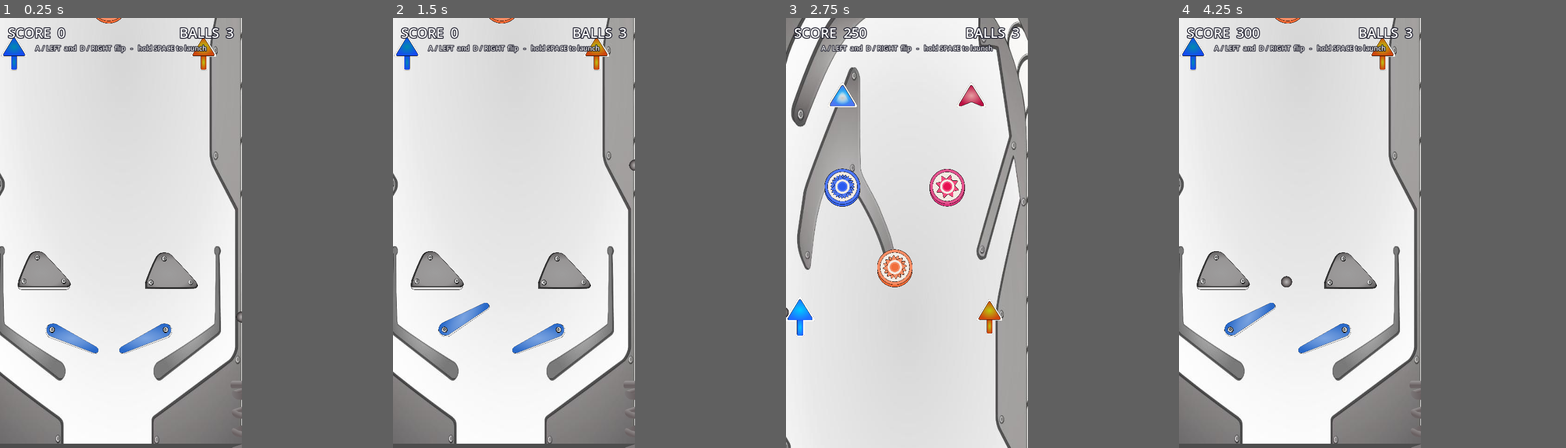
Above: before the commit, frames 1-4 (left to right).
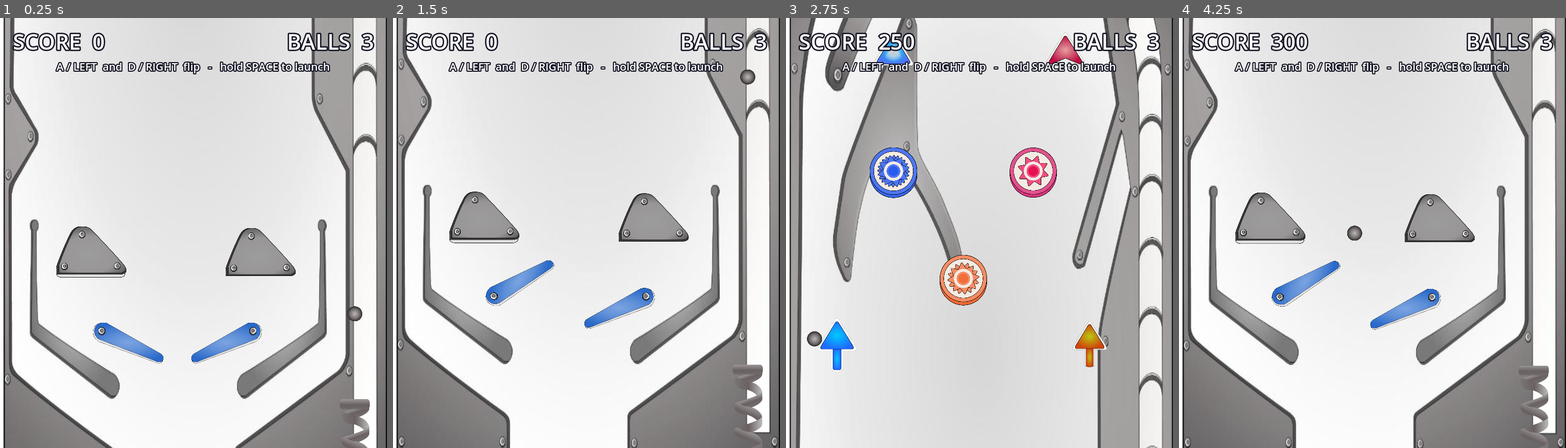
Above: after the commit, the same moments.

Repository: eddieedease/gdpb
Game: Godot game, scene res://scenes/main.tscn
Same seed, same stepped clock (60 frames per second), same inputs: the game is played once before the commit and once after it.
Inputs:
- Up to frame 1 (0.25 s): no input
- Up to frame 2 (1.5 s): tap Enter (restart) at 0.5 s; hold Space (launch) 0.53-1.28 s; hold A (flipper_left) from 1.28 s (still down); tap Space (launch) at 1.35 s
- Up to frame 3 (2.75 s): release A (flipper_left) at 2.03 s; hold Space (launch) from 2.03 s (still down)
- Up to frame 4 (4.25 s): release Space (launch) at 2.78 s; tap Space (launch) at 2.85 s; hold A (flipper_left) from 3.53 s (still down); hold Space (launch) from 3.53 s (still down)
In our replay, the window is 450x800 before the commit and 720x800 after it. These sizes can differ from the game's own. Grey fills any space a smaller window leaves; there, only what the larger window draws over its background counts as a difference.

The runs differ from the first frame. In frame 1, 36% of the frame differs, in the area x 0-100%, y 0-100%; in frame 2, 39%; in frame 3, 40%; in frame 4, 40%.

Commit message:
Widen on-screen table: viewport 720x800 (~51% width on 16:9)
The narrow column was an aspect-ratio effect: a 720x1280 (9:16) render
letterboxed into ~32% width on a 16:9 monitor. Shortening the viewport
to 720x800 (0.9 aspect) makes the table ~51% of screen width, centred.
Camera zoom reset to 1.0 so the full 720-wide table shows uncropped.

Co-Authored-By: Claude Opus 4.8 <noreply@anthropic.com>

Diff:
--- a/project.godot
+++ b/project.godot
@@ -22,9 +22,10 @@
 [display]
 
 window/size/viewport_width=720
-window/size/viewport_height=1280
+window/size/viewport_height=800
 window/size/mode=3
 window/stretch/mode="canvas_items"
+window/stretch/aspect="keep"
 
 [input]
 
--- a/scripts/camera_follow.gd
+++ b/scripts/camera_follow.gd
@@ -3,7 +3,7 @@
 
 ## Higher = more zoomed in (table appears larger/wider on screen). 1.0 = fit
 ## the full 720-wide table across the viewport.
-@export var zoom_level := 1.2
+@export var zoom_level := 1.0
 
 
 func _ready() -> void:
